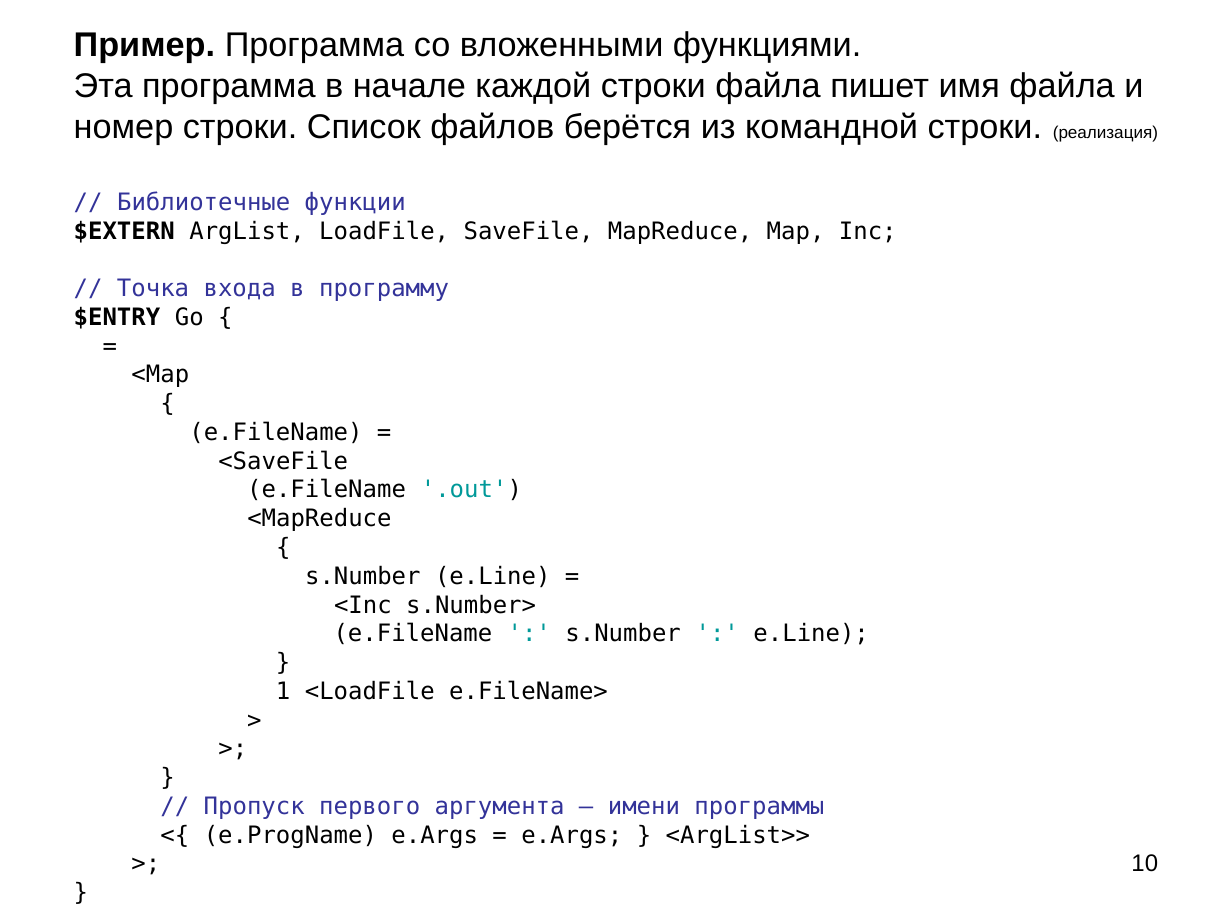
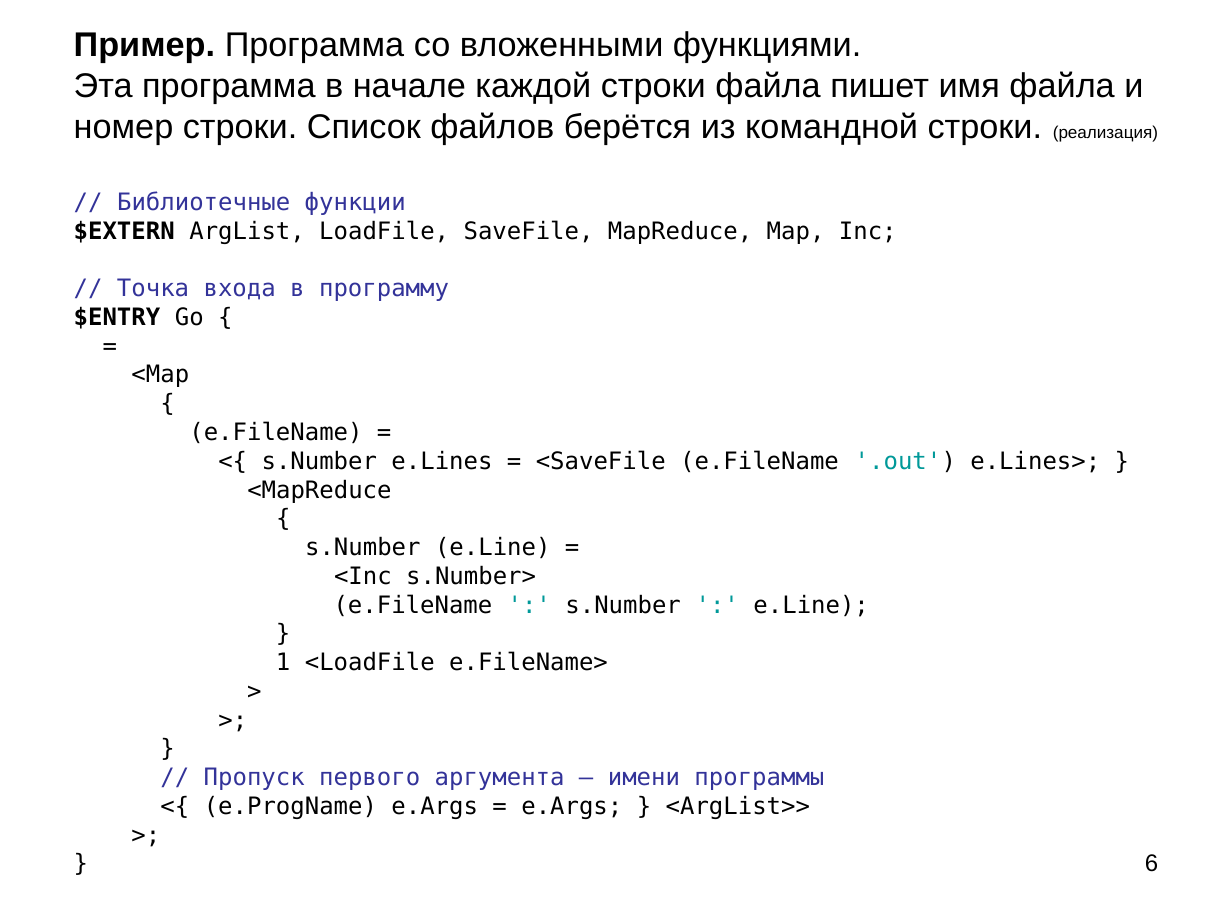
Before and after one commit to bmstu-iu9/refal-5-lambda, a slide deck: slide 6 of doc/Компилятор Простого Рефала.ppt (slide 10 before the commit). Drawn at 1232x924 pixels with LibreOffice and Linux fonts; fonts in the diff are those of the drawing. Boxes give left, top, right and bottom in pixels: in the first picture for what was removed or moved away, otherwise in the second. Text is boxed around its words. In the diff, an @@ line names an element or a change of style, - is before the commit and + after.

```diff
--- a/doc/Компилятор Простого Рефала.ppt
+++ b/doc/Компилятор Простого Рефала.ppt
@@ title at (74, 31, 1158, 819): text changed @@
-Пример. Программа со вложенными функциями.
-Эта программа в начале каждой строки файла пишет имя файла и номер строки. Список файлов берётся из командной строки. (реализация)
-// Библиотечные функции
-$EXTERN ArgList, LoadFile, SaveFile, MapReduce, Map, Inc;
-// Точка входа в программу
-$ENTRY Go {
-=
-<Map
-{
-(e.FileName) =
-<SaveFile
-(e.FileName '.out')
-<MapReduce
-{
-s.Number (e.Line) =
-<Inc s.Number>
-(e.FileName ':' s.Number ':' e.Line);
-}
-1 <LoadFile e.FileName>
->
->;
-}
-// Пропуск первого аргумента — имени программы
-<{ (e.ProgName) e.Args = e.Args; } <ArgList>>
->;
-}
+Пример. Программа со вложенными функциями.
+Эта программа в начале каждой строки файла пишет имя файла и номер строки. Список файлов берётся из командной строки. (реализация)
+// Библиотечные функции
+$EXTERN ArgList, LoadFile, SaveFile, MapReduce, Map, Inc;
+// Точка входа в программу
+$ENTRY Go {
+=
+<Map
+{
+(e.FileName) =
+<{ s.Number e.Lines = <SaveFile (e.FileName '.out') e.Lines>; }
+<MapReduce
+{
+s.Number (e.Line) =
+<Inc s.Number>
+(e.FileName ':' s.Number ':' e.Line);
+}
+1 <LoadFile e.FileName>
+>
+>;
+}
+// Пропуск первого аргумента — имени программы
+<{ (e.ProgName) e.Args = e.Args; } <ArgList>>
+>;
+}
@@ page number at (1145, 854, 1158, 872): text changed @@
-10
+6
```
Also in this commit, not shown: 8 other slides changed, 7 slides added, 3 slides removed, 6 other files.
